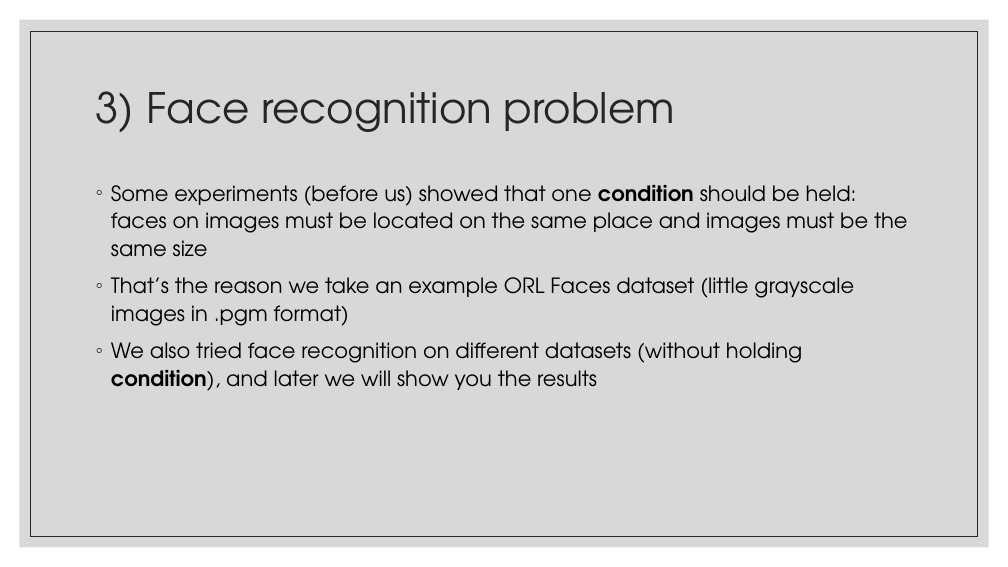
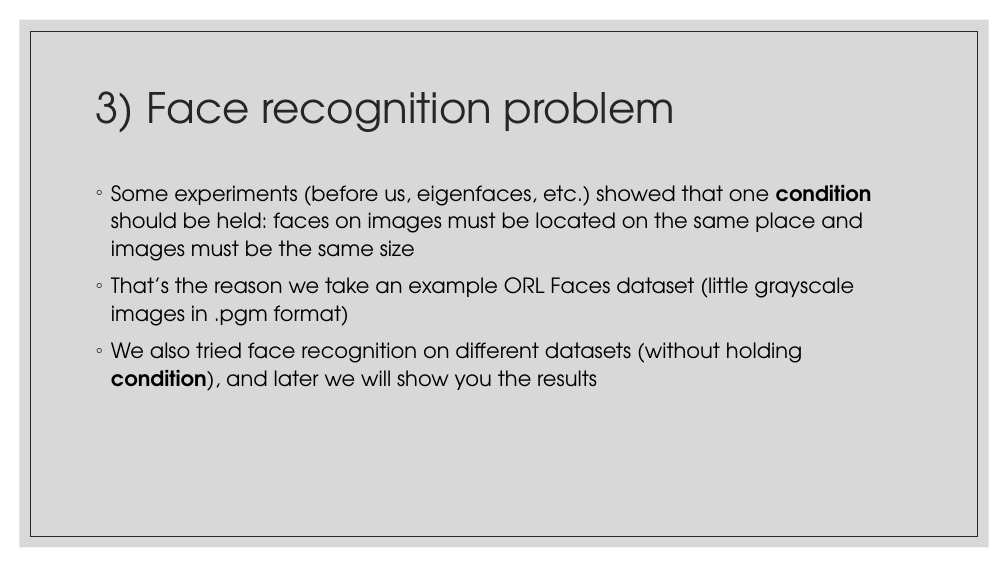
Before and after one commit to Zhekuson/SVDFaces, a slide deck: slide 7 of SVD for face recognition.pptx (slide 8 before the commit). Drawn at 1008x567 pixels with LibreOffice and Linux fonts; fonts in the diff are those of the drawing. Boxes give left, top, right and bottom in pixels: in the first picture for what was removed or moved away, otherwise in the second. Text is boxed around its words. In the diff, an @@ line names an element or a change of style, - is before the commit and + after.

```diff
--- a/SVD for face recognition.pptx
+++ b/SVD for face recognition.pptx
@@ text at [111, 185, 872, 261]: text changed @@
-◦ Some experiments (before us) showed that one condition should be held: faces on images must be located on the same place and images must be the same size
+◦ Some experiments (before us, eigenfaces, etc.) showed that one condition should be held: faces on images must be located on the same place and images must be the same size
```
Also in this commit, not shown: 8 other slides changed, 2 slides removed, 5 other files.
